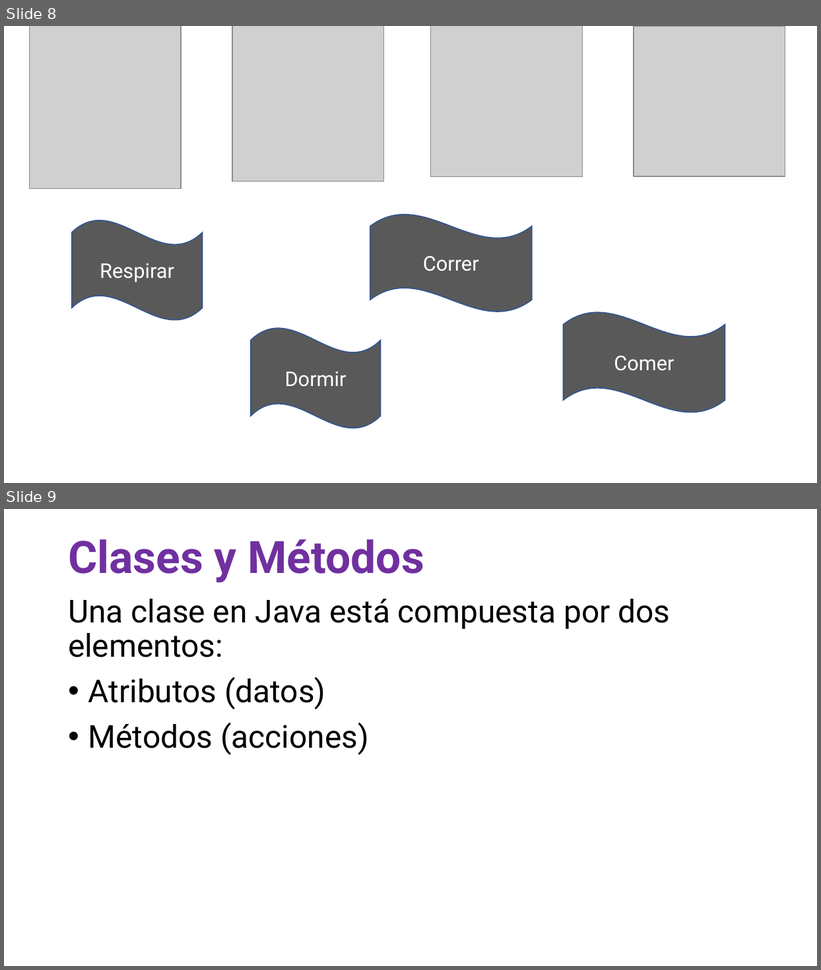
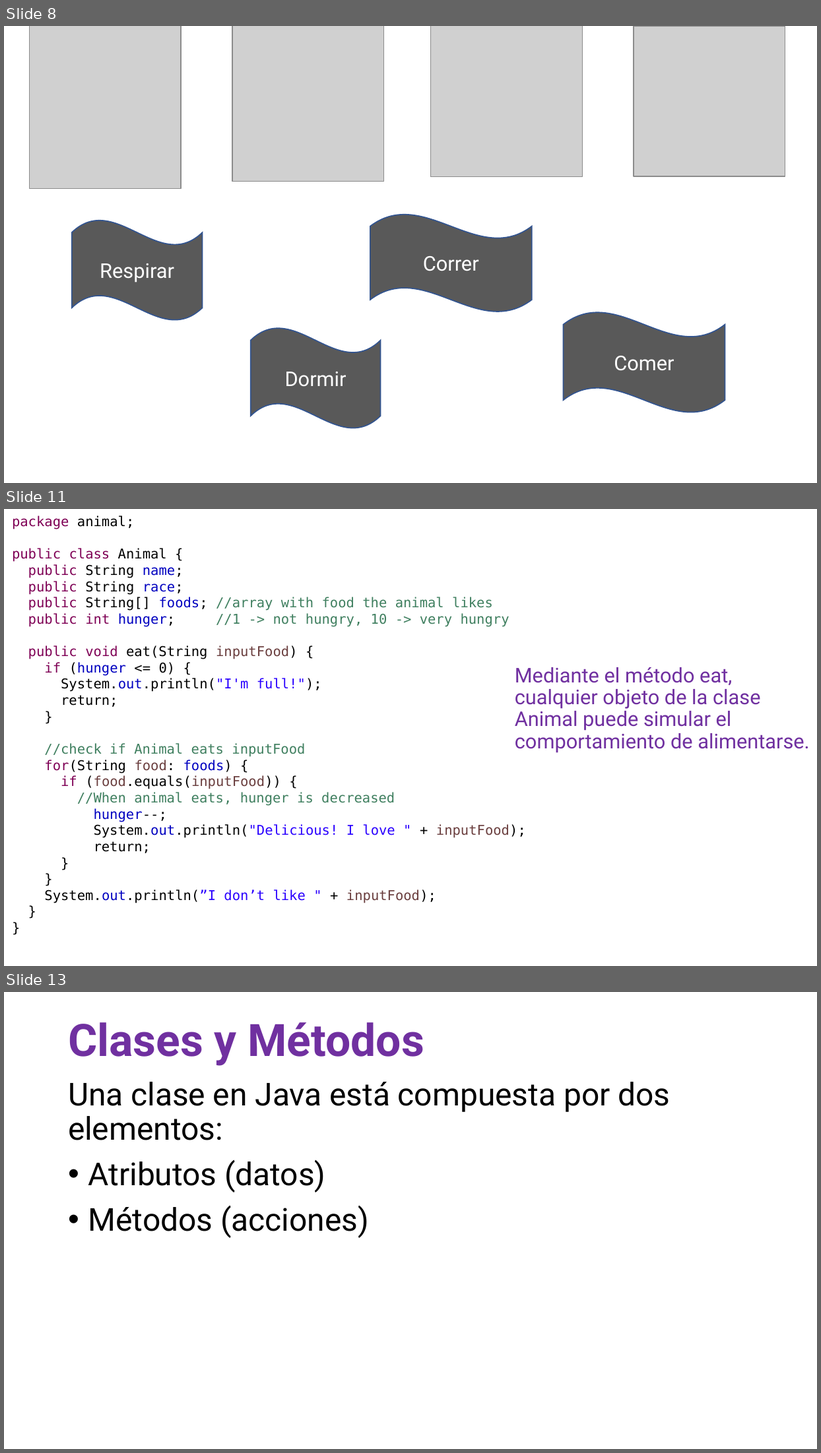
Before and after one commit to OMardil/INFO2, a slide deck: MOD03_Introduccion_a_OOP/01 Presentacion/INFO2_MOD03-Introduccion_a_OOP.pptx. Shown one above the other, each under a label of ours: slides 8 and 9 before the commit, slides 8, 11 and 13 after it; the slides between them are not shown. The pictures are 821x970 and 821x1453 pixels, drawn with LibreOffice and Linux fonts; fonts in the diff are those of the drawing; grey boxes stand for pictures. Boxes give left, top, right and bottom in pixels: in the first picture for what was removed or moved away, otherwise in the second. Text is boxed around its words. In the diff, an @@ line names an element or a change of style, - is before the commit and + after.

```diff
--- a/MOD03_Introduccion_a_OOP/01 Presentacion/INFO2_MOD03-Introduccion_a_OOP.pptx
+++ b/MOD03_Introduccion_a_OOP/01 Presentacion/INFO2_MOD03-Introduccion_a_OOP.pptx
@@ slide 11 added at (4, 509, 817, 966), background #FFFFFF @@
@@ text added at (12, 516, 526, 904), 12 pt, text #000000 @@
+package animal;
+public class Animal {
+public String name;
+public String race;
+public String[] foods; //array with food the animal likes
+public int hunger; //1 -> not hungry, 10 -> very hungry
+public void eat(String inputFood) {
+if (hunger <= 0) {
+System.out.println("I'm full!");
+return;
+}
+//check if Animal eats inputFood
+for(String food: foods) {
+if (food.equals(inputFood)) {
+//When animal eats, hunger is decreased
+hunger--;
+System.out.println("Delicious! I love " + inputFood);
+return;
+}
+}
+System.out.println(”I don’t like " + inputFood);
+}
+}
@@ text added at (515, 667, 809, 753), 18 pt, text #7030A0 @@
+Mediante el método eat, cualquier objeto de la clase Animal puede simular el comportamiento de alimentarse.
@@ what was slide 9 is now slide 13 @@
```
Also in this commit, not shown: 5 slides changed, 3 other slides added, 10 other files.
